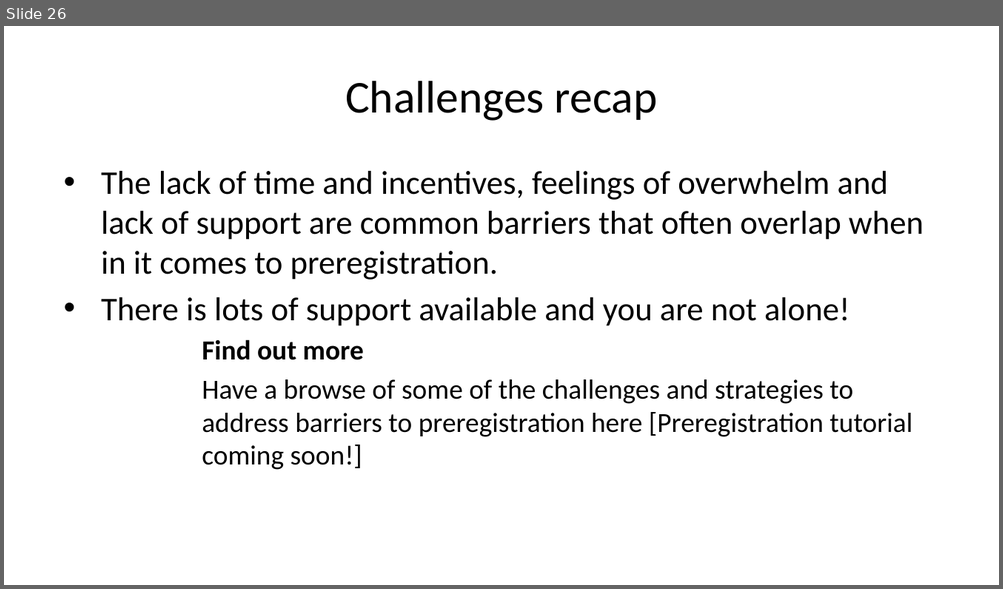
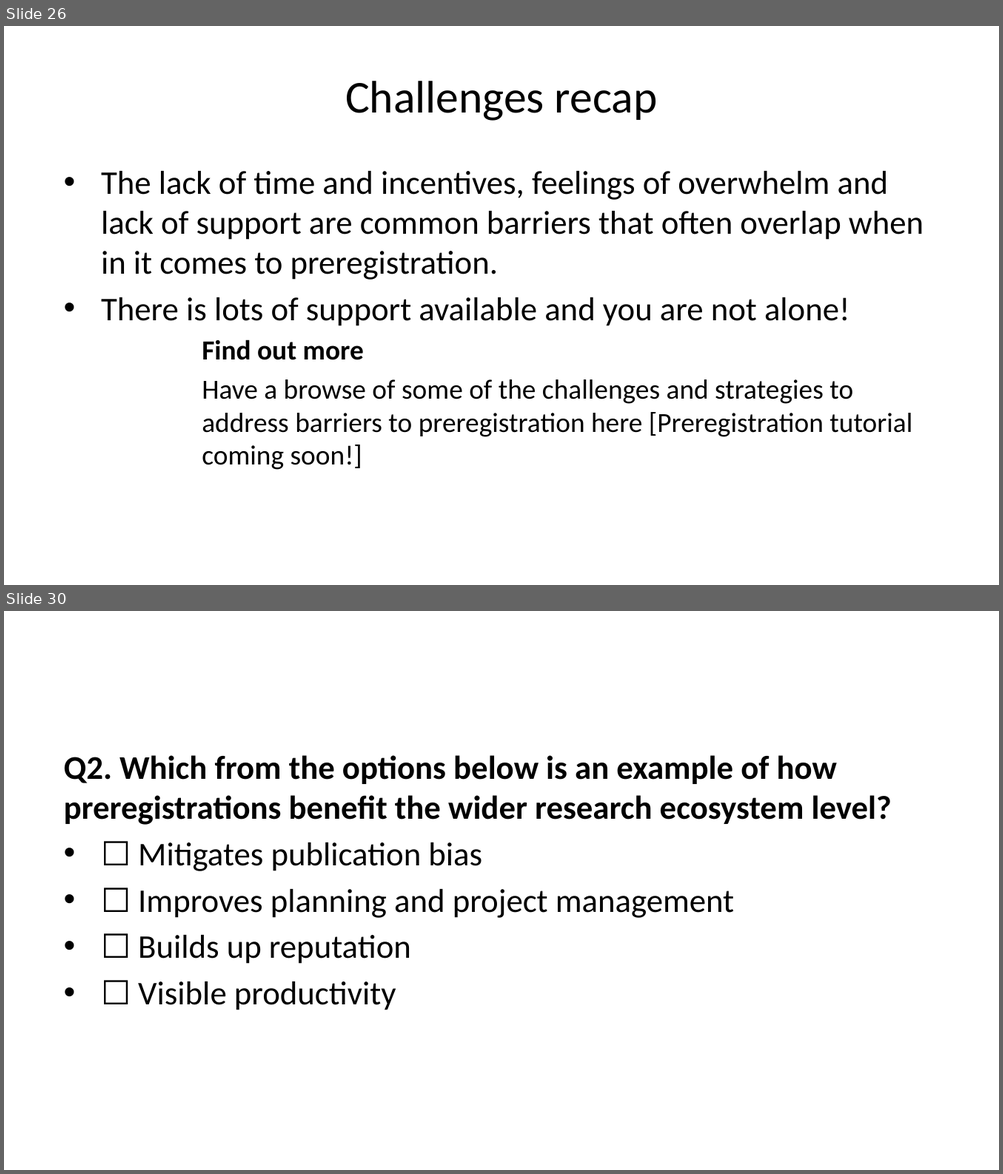
Before and after one commit to lmu-osc/teaching-material-for-novices, a slide deck: open-research-principles/preregistration-part-II/preregistration-part-II-slides.pptx. Shown one above the other, each under a label of ours: slide 26 before the commit, slides 26 and 30 after it; the slides between them are not shown. The pictures are 1003x589 and 1003x1174 pixels, drawn with LibreOffice and Linux fonts; fonts in the diff are those of the drawing. Boxes give left, top, right and bottom in pixels: in the first picture for what was removed or moved away, otherwise in the second. Text is boxed around its words. In the diff, an @@ line names an element or a change of style, - is before the commit and + after.

```diff
--- a/open-research-principles/preregistration-part-II/preregistration-part-II-slides.pptx
+++ b/open-research-principles/preregistration-part-II/preregistration-part-II-slides.pptx
@@ slide 30 added at (4, 611, 999, 1170), background #FFFFFF @@
@@ text added at (64, 755, 891, 1011), 24 pt, text #000000 @@
+Q2. Which from the options below is an example of how preregistrations benefit the wider research ecosystem level?
+• ☐ Mitigates publication bias
+• ☐ Improves planning and project management
+• ☐ Builds up reputation
+• ☐ Visible productivity
```
Also in this commit, not shown: 4 slides changed, 3 other slides added, 30 other files.
